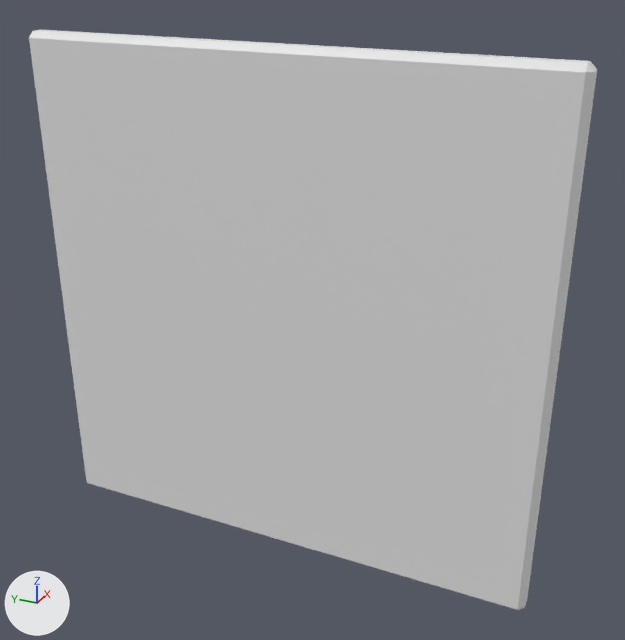
The FBX model Assets/Enviro Static Meshes/Meshes/SM_Partition2x1.fbx as it was, and as the next commit left it.
Rendered twice from a camera (50 mm lens) standing at (-1.323, -1.153, 1.179) and looking at (0.025, -0.546, 0.505). The axes (+X, +Y, +Z) are drawn at lower left. The lights are the same throughout. Where no turn or scale is listed for an object, it has been applied to the vertices.

Objects in the first picture: 'SM_Partition2x1'.
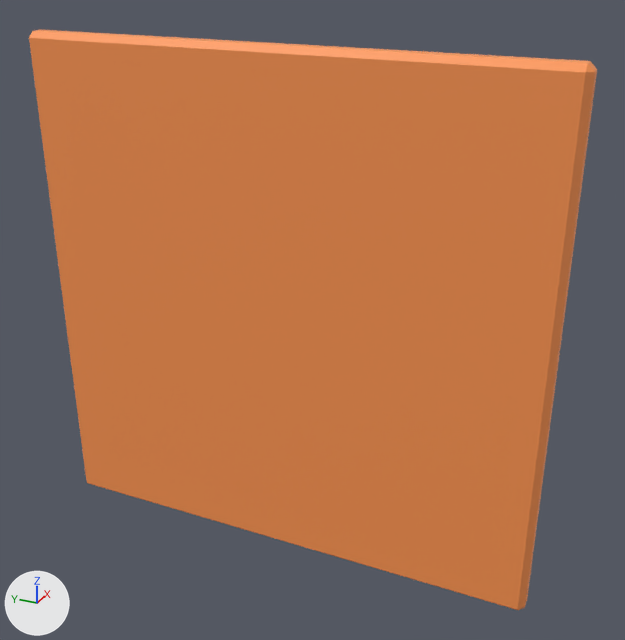
Diff of the bpy script that builds the scene:
```diff
--- a/Assets/Enviro Static Meshes/Meshes/SM_Partition2x1.fbx.py
+++ b/Assets/Enviro Static Meshes/Meshes/SM_Partition2x1.fbx.py
@@ img_prop_texture_set01_png @@
+img_prop_texture_set01_png = load_image('Prop_Texture_Set01.png', '../../Materials/Prop_Texture_Set01.png', 64, 64, 'sRGB')
@@ mat_mr_props @@
 mat_mr_props = principled_material('MR_Props')
-mat_mr_props.base_color = (0.8, 0.8, 0.8)  # white #e7e7e7
+mat_mr_props.texture = img_prop_texture_set01_png
@@ me_cube_002 @@
 me_cube_002.from_pydata(...)  # 24 vertices, 44 faces; spans x -0.023..0.023, y -1.0..0.011, z 0.0..1.001
 # used by ob_sm_partition2x1; location = (0.0, 0.0, 0.0)
+# me_cube_002 part 1: texture (UV) coordinates of 44 of 44 faces, centred in x -0.023..0.023, y -1.0..0.011, z 0.0..1.001, changed; they spanned u 0.61..0.62, v 0.0..0.25 and now span u 0.27..0.27, v 0.42..0.42
 me_cube_002.materials.append(mat_mr_props)
```

Where the change shows, as pixel boxes [x1, y1, x2, y2] in the pictures (625 x 640 px):
'SM_Partition2x1', surface changed (grey to orange): [29, 30, 597, 610] in both
